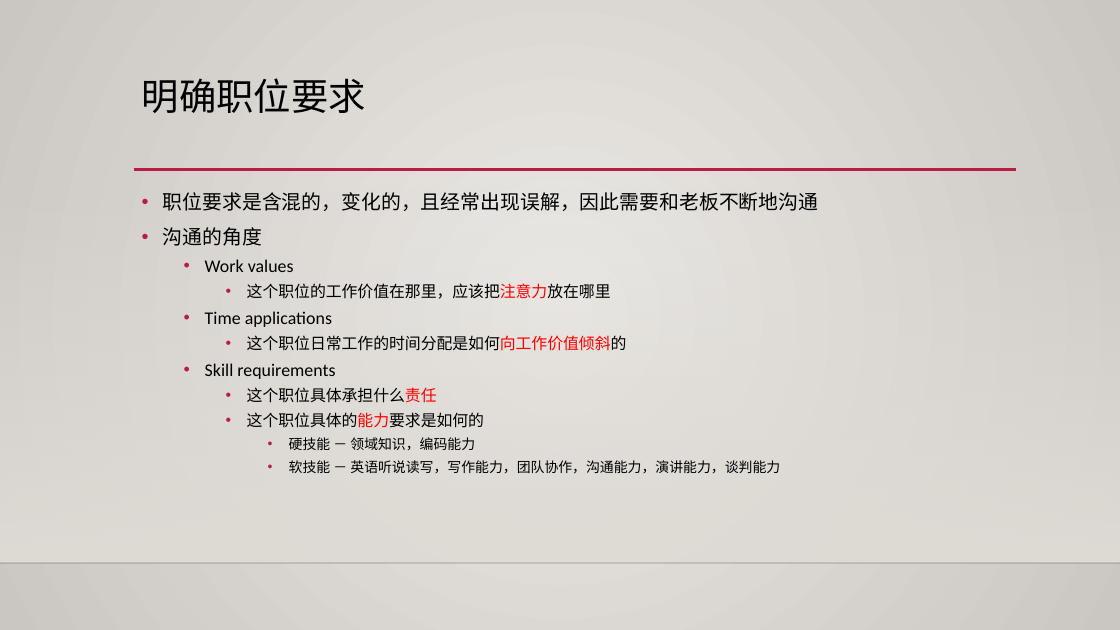
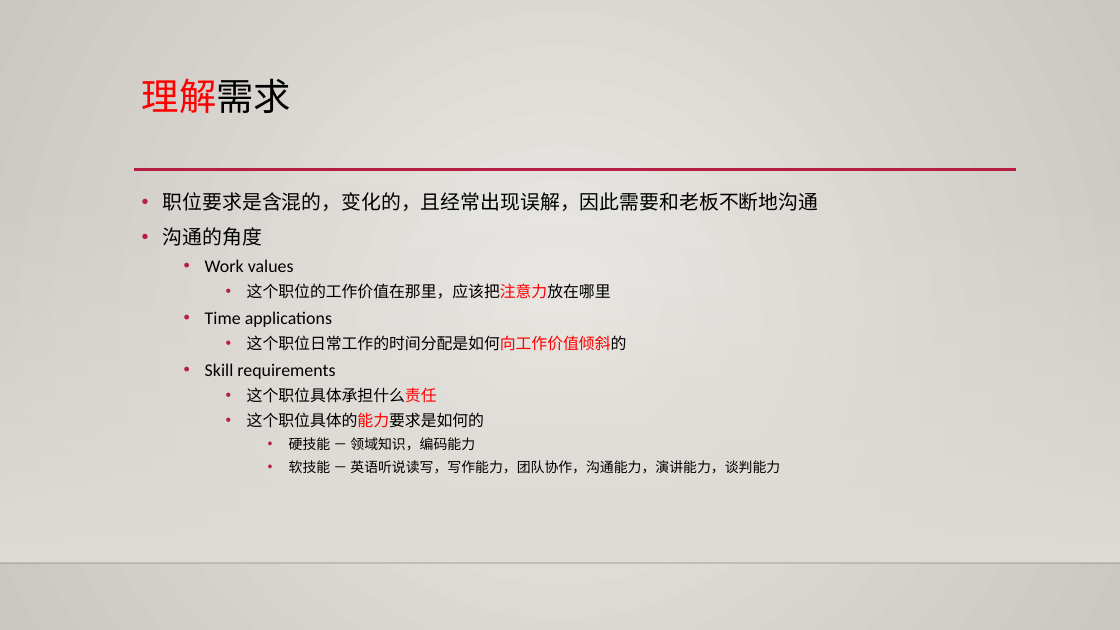
Before and after one commit to yangoliver/mydoc, a slide deck: slide 7 of slides/2016/career_personal_dev.pptx. Drawn at 1120x630 pixels with LibreOffice and Linux fonts; fonts in the diff are those of the drawing; background and template pictures are left out. Boxes give left, top, right and bottom in pixels: in the first picture for what was removed or moved away, otherwise in the second. Text is boxed around its words. In the diff, an @@ line names an element or a change of style, - is before the commit and + after.

```diff
--- a/slides/2016/career_personal_dev.pptx
+++ b/slides/2016/career_personal_dev.pptx
@@ title at [142, 78, 291, 113]: text changed; text colour #000000 to #FF0000 @@
-明确职位要求
+理解需求
```
Also in this commit, not shown: 10 other slides changed.
